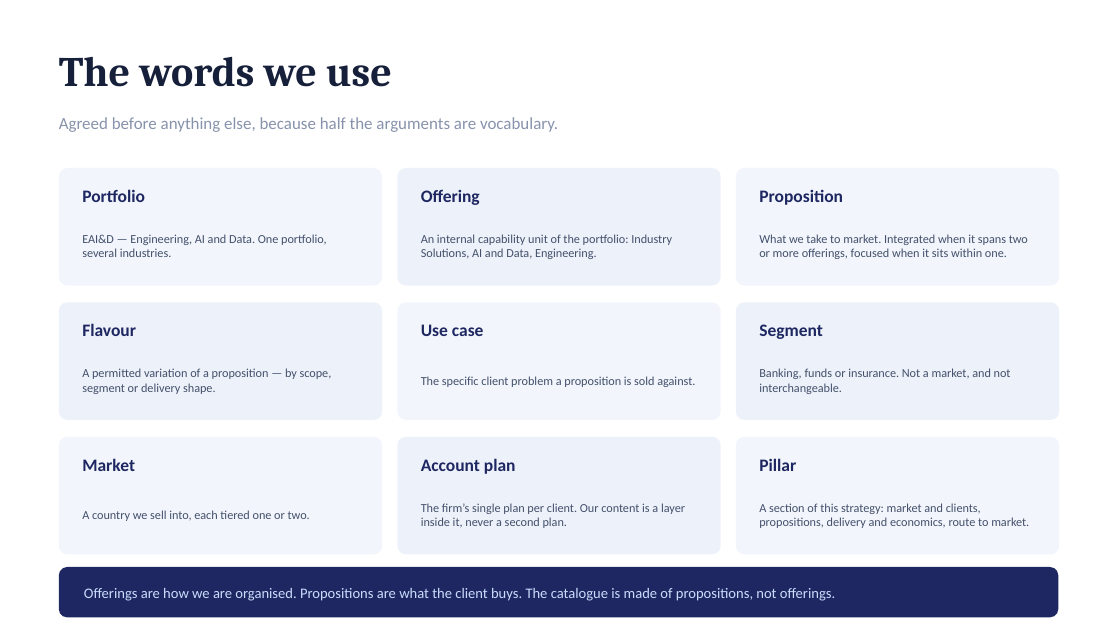
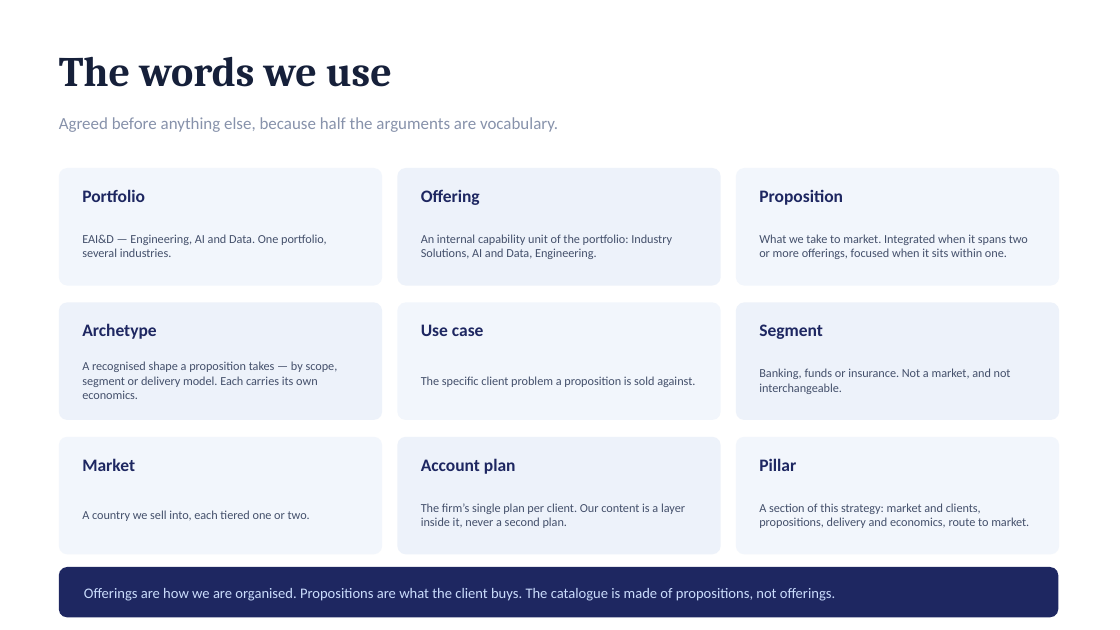
Before and after one commit to dhajjar-cyber/bae, a slide deck: slide 6 of FSI strategy/EAI&D-FSI-Strategy-Development-Plan.pptx. Drawn at 1120x630 pixels with LibreOffice and Linux fonts; fonts in the diff are those of the drawing. Boxes give left, top, right and bottom in pixels: in the first picture for what was removed or moved away, otherwise in the second. Text is boxed around its words. In the diff, an @@ line names an element or a change of style, - is before the commit and + after.

```diff
--- a/FSI strategy/EAI&D-FSI-Strategy-Development-Plan.pptx
+++ b/FSI strategy/EAI&D-FSI-Strategy-Development-Plan.pptx
@@ text at <box>82,323,156,339</box>: text changed @@
-Flavour
+Archetype
@@ text at <box>82,361,338,399</box>: text changed @@
-A permitted variation of a proposition — by scope, segment or delivery shape.
+A recognised shape a proposition takes — by scope, segment or delivery model. Each carries its own economics.
```
Also in this commit, not shown: 5 other slides changed, 2 other files.
